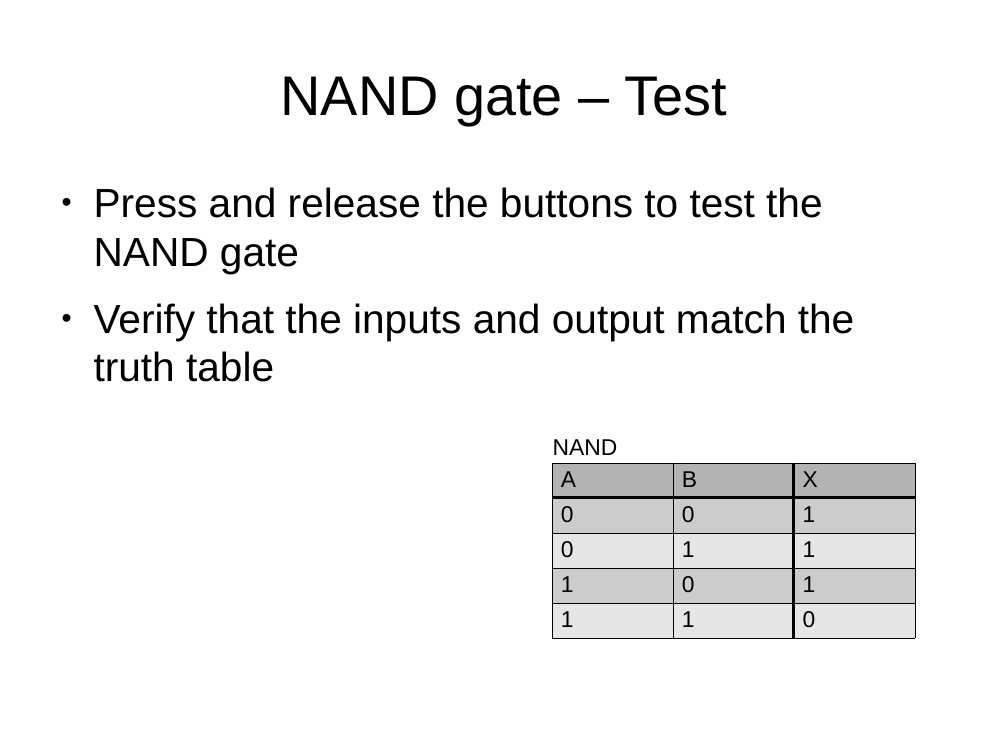
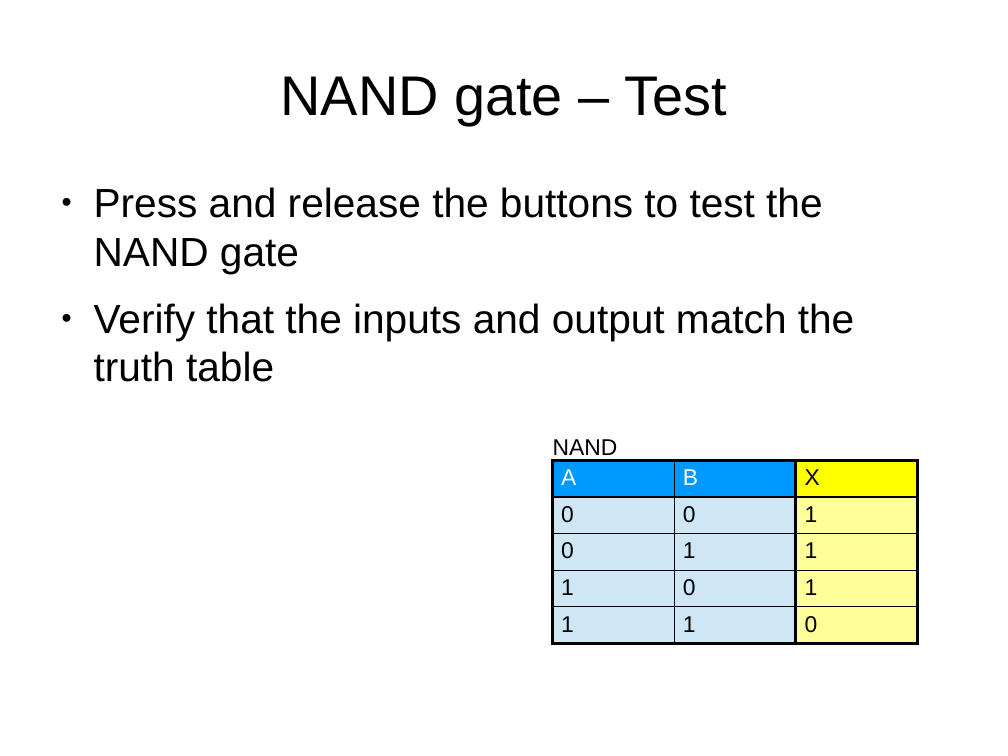
Before and after one commit to swarren/presentations, a slide deck: slide 28 of lcs-digital-logic-build-a-not-nand-gate-from-mosfets/lcs-digital-logic-build-a-not-nand-gate-from-mosfets.odp. Drawn at 1008x756 pixels with LibreOffice and Linux fonts; fonts in the diff are those of the drawing. Boxes give left, top, right and bottom in pixels: in the first picture for what was removed or moved away, otherwise in the second. Text is boxed around its words. In the diff, an @@ line names an element or a change of style, - is before the commit and + after.

Commit message:
build-a-not-nand-gate: Fixes after presentation
- Set all resistors to 5-band 1%, so the bands in the breadboard diagrams
  match the kits.

- Move the addition of the input LED of the NOT gate from step 1 to step
  2, so people aren't tempted to wire the LED directly to ground without
  a current-limiting resistor.

- Remove blue air-wire from one of the intermediate NAND gate Fritzing
  files.

- Add color to the gate truth tables.

```diff
--- a/lcs-digital-logic-build-a-not-nand-gate-from-mosfets/lcs-digital-logic-build-a-not-nand-gate-from-mosfets.odp
+++ b/lcs-digital-logic-build-a-not-nand-gate-from-mosfets/lcs-digital-logic-build-a-not-nand-gate-from-mosfets.odp
@@ table at bbox=[552, 460, 917, 638] @@
@@ fill #B3B3B3 to #0099FF in 2 cells @@
@@ fill #B3B3B3 to #FFFF00 in row 1, column 3 @@
@@ fill #CCCCCC to #CFE7F5 in 4 cells @@
@@ fill #CCCCCC to #FFFF99 in 2 cells @@
@@ fill #E6E6E6 to #CFE7F5 in 4 cells @@
@@ fill #E6E6E6 to #FFFF99 in 2 cells @@
@@ text colour #000000 to #FFFFFF in "A", "B" @@
@@ borders changed @@
```
Also in this commit, not shown: 5 other slides changed, 28 other files.
